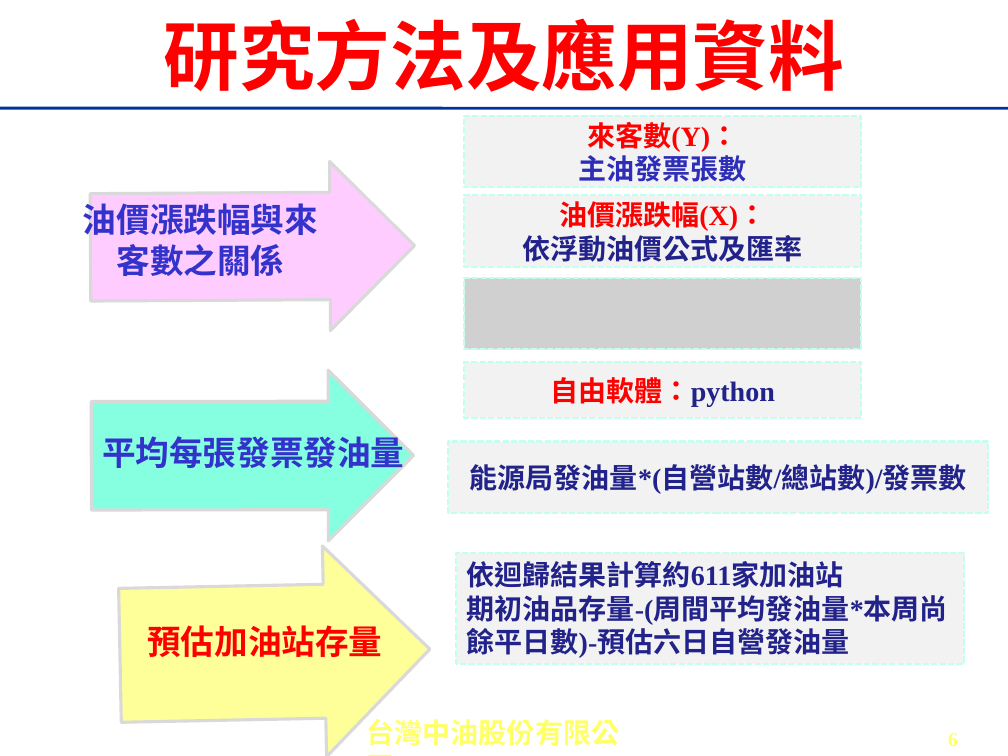
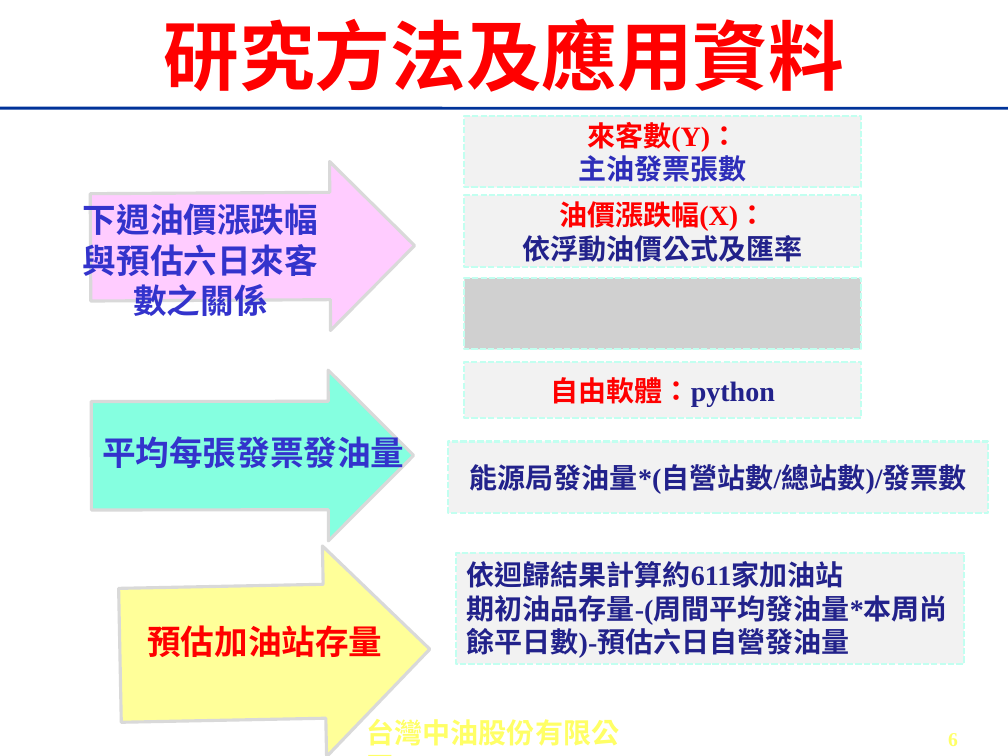
Before and after one commit to seiching/pythonclass, a slide deck: slide 6 of hackson/1061121-中油黑客松(高雄).pptx. Drawn at 1008x756 pixels with LibreOffice and Linux fonts; fonts in the diff are those of the drawing; grey boxes stand for pictures; background and template pictures are left out. Boxes give left, top, right and bottom in pixels: in the first picture for what was removed or moved away, otherwise in the second. Text is boxed around its words. In the diff, an @@ line names an element or a change of style, - is before the commit and + after.

```diff
--- a/hackson/1061121-中油黑客松(高雄).pptx
+++ b/hackson/1061121-中油黑客松(高雄).pptx
@@ text at bbox=[83, 198, 318, 322]: text changed @@
-油價漲跌幅與來客數之關係
+下週油價漲跌幅與預估六日來客數之關係
```
Also in this commit, not shown: 1 other slide changed, 1 slide added, 2 slides removed.
